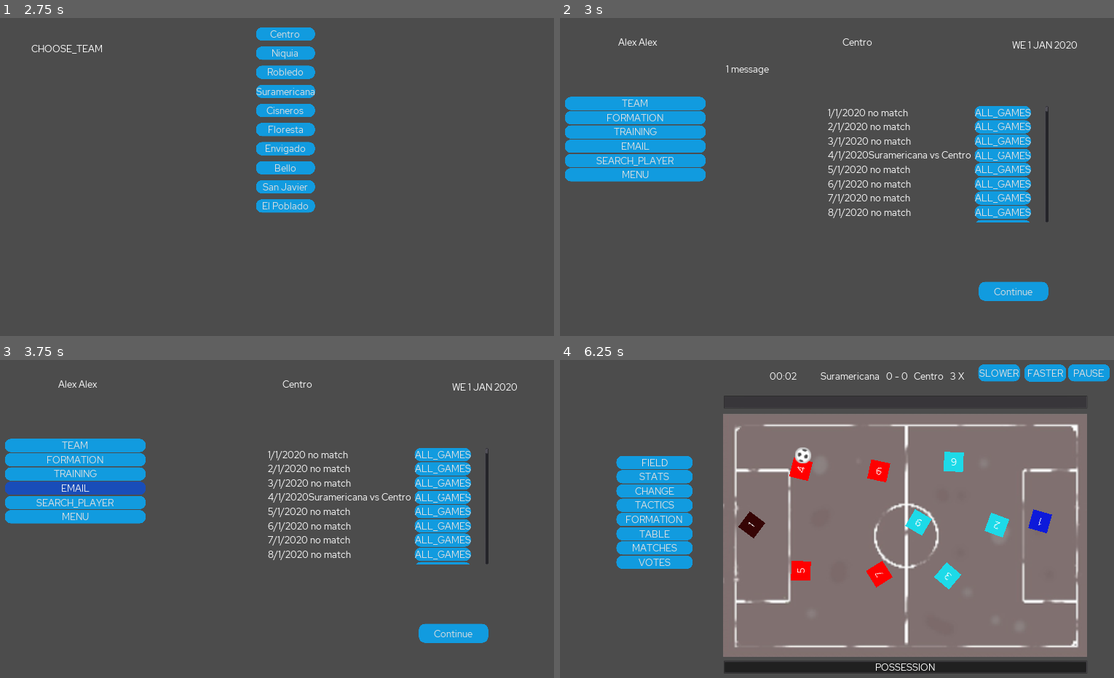
Above: before the commit, frames 1-4 (two rows, left to right).
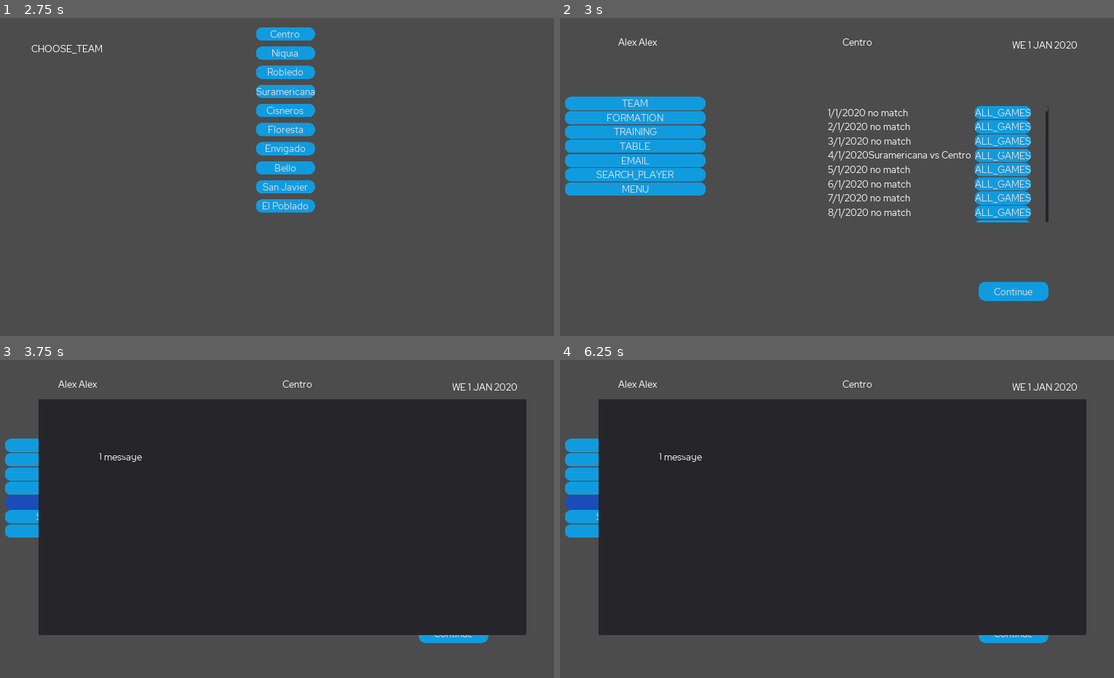
Above: after the commit, the same moments.

Repository: dulvui/futsal-manager
Game: Godot game, scene res://src/screens/splash/SplashScreen.tscn
The game is run twice, just before and just after one commit, with the same random seed, the same clock (stepped at 60 frames per second) and the same inputs.
Inputs (mouse positions are in pixels of both pictures, inside the frame that each line leads up to):
- Up to frame 1 (2.75 s): click "START" at 0.5 s; click (299, 138) at 1.27 s; type "Alex" at 1.35 s; click (299, 167) at 1.5 s; type "Alex" at 1.58 s; click "Continue" at 2 s
- Up to frame 2 (3 s): click "Centro" at 2.75 s
- Up to frame 3 (3.75 s): click "EMAIL" at 3.5 s
- Up to frame 4 (6.25 s): click (637, 487) at 4.25 s, where only the run after the commit has a clickable "TABLE"; click "Continue" at 5 s; click "Continue" at 5.75 s

Frame 1 is identical in both runs. In frame 2, 1.4% of the frame differs, in the area x 0-38%, y 14-56%; in frame 3, 66%; in frame 4, 74%, in the area x 0-100%, y 1-99%.

Commit message:
simple table

Diff:
--- a/game/src/data/legaues/Leagues.gd
+++ b/game/src/data/legaues/Leagues.gd
@@ -113,26 +113,6 @@
 			"players" : {},
 			"prestige" : 16
 		}
-	],
-	"match_day" : 0,
-	"games" : [],
-	"last_year_table" : [
-		{
-			"id" : 1,
-			"points" : 0,
-			"games_played": 0,
-			"goals_made" : 0,
-			"goals_against" : 0
-		}
-	],
-	"table" : [
-		{
-			"id" : 1,
-			"points" : 0,
-			"games_played": 0,
-			"goals_made" : 0,
-			"goals_against" : 0
-		}
 	]
 }
 
@@ -149,7 +129,6 @@
 			player["has_ball"] = false
 			shirtnumber += 1
 
-
 		i += 20
 
 		team["players"]["G"] = players.pop_back()
@@ -162,6 +141,19 @@
 
 		for player in players:
 			team["players"]["subs"].append(player)
+
+		DataSaver.table.append({
+			"name" : team["name"],
+			"points" : 0,
+			"games_played": 0,
+			"goals_made" : 0,
+			"goals_against" : 0,
+			"wins" : 0,
+			"draws" : 0,
+			"lost" : 0
+		})
+
 		teams.append(team)
+
 	DataSaver.teams = teams.duplicate(true)
 	DataSaver.save_all_data()
--- a/game/src/screens/dashboard/Dashboard.gd
+++ b/game/src/screens/dashboard/Dashboard.gd
@@ -41,7 +41,8 @@
 		get_tree().change_scene("res://src/screens/match/Match.tscn")
 
 func _on_Email_pressed():
-	if $Email.visible:
-		$Email.hide()
-	else:
-		$Email.show()
+	$EmailPopup.popup_centered()
+
+
+func _on_Table_pressed():
+	$TablePopup.popup_centered()
--- a/game/src/screens/dashboard/Dashboard.tscn
+++ b/game/src/screens/dashboard/Dashboard.tscn
@@ -6,6 +6,7 @@
 [ext_resource path="res://src/ui-components/player-list/PlayerList.tscn" type="PackedScene" id=4]
 [ext_resource path="res://src/ui-components/formation/Formation.tscn" type="PackedScene" id=5]
 [ext_resource path="res://src/ui-components/email/Email.tscn" type="PackedScene" id=6]
+[ext_resource path="res://src/ui-components/table/Table.tscn" type="PackedScene" id=7]
 
 [node name="Dashboard" type="Control"]
 anchor_right = 1.0
@@ -72,22 +73,28 @@
 margin_bottom = 137.0
 text = "TRAINING"
 
-[node name="Email" type="Button" parent="Buttons"]
+[node name="Table" type="Button" parent="Buttons"]
 margin_top = 141.0
 margin_right = 464.0
 margin_bottom = 184.0
+text = "TABLE"
+
+[node name="Email" type="Button" parent="Buttons"]
+margin_top = 188.0
+margin_right = 464.0
+margin_bottom = 231.0
 text = "EMAIL"
 
 [node name="SearchPlayer" type="Button" parent="Buttons"]
-margin_top = 188.0
+margin_top = 235.0
 margin_right = 464.0
-margin_bottom = 231.0
+margin_bottom = 278.0
 text = "SEARCH_PLAYER"
 
 [node name="Menu" type="Button" parent="Buttons"]
-margin_top = 235.0
+margin_top = 282.0
 margin_right = 464.0
-margin_bottom = 278.0
+margin_bottom = 325.0
 text = "MENU"
 
 [node name="AllPlayersPopup" type="Popup" parent="."]
@@ -135,11 +142,32 @@
 margin_bottom = 121.822
 rect_scale = Vector2( 0.7, 0.7 )
 
-[node name="Email" parent="." instance=ExtResource( 6 )]
-margin_left = 576.0
+[node name="EmailPopup" type="Popup" parent="."]
+margin_right = 1609.0
+margin_bottom = 778.0
+
+[node name="Panel" type="Panel" parent="EmailPopup"]
+anchor_right = 1.0
+anchor_bottom = 1.0
+__meta__ = {
+"_edit_use_anchors_": false
+}
+
+[node name="Email" parent="EmailPopup" instance=ExtResource( 6 )]
+margin_left = 200.0
 margin_top = 168.0
-margin_right = -112.0
-margin_bottom = -224.0
+margin_right = -129.0
+margin_bottom = -49.9996
+
+[node name="TablePopup" type="Popup" parent="."]
+margin_right = 1200.0
+margin_bottom = 800.0
+
+[node name="Panel" type="Panel" parent="TablePopup"]
+anchor_right = 1.0
+anchor_bottom = 1.0
+
+[node name="Table" parent="TablePopup" instance=ExtResource( 7 )]
 
 [node name="Continue" type="Button" parent="."]
 margin_left = 1410.4
@@ -153,6 +181,7 @@
 [connection signal="pressed" from="Buttons/Team" to="." method="_on_Team_pressed"]
 [connection signal="pressed" from="Buttons/Formation" to="." method="_on_Formation_pressed"]
 [connection signal="pressed" from="Buttons/Training" to="." method="_on_Training_pressed"]
+[connection signal="pressed" from="Buttons/Table" to="." method="_on_Table_pressed"]
 [connection signal="pressed" from="Buttons/Email" to="." method="_on_Email_pressed"]
 [connection signal="pressed" from="Buttons/SearchPlayer" to="." method="_on_SearchPlayer_pressed"]
 [connection signal="pressed" from="Buttons/Menu" to="." method="_on_Menu_pressed"]
--- a/game/src/screens/match/Match.gd
+++ b/game/src/screens/match/Match.gd
@@ -93,6 +93,7 @@
 	$TimerMatchSimulator.stop()
 
 
+
 func half_time():
 	_on_Pause_pressed()
 
--- /dev/null
+++ b/game/src/ui-components/table/Table.gd
@@ -0,0 +1,42 @@
+extends Control
+
+
+func _ready():
+	var pos = 1
+	for team in DataSaver.table:
+		var pos_label = Label.new()
+		pos_label.text = str(pos)
+		pos += 1
+		$GridContainer.add_child(pos_label)
+
+		var name_label = Label.new()
+		name_label.text = team["name"]
+		$GridContainer.add_child(name_label)
+
+		var games_played_label = Label.new()
+		games_played_label.text = str(team["wins"] + team["draws"] + team["lost"])
+		$GridContainer.add_child(games_played_label)
+
+		var wins_label = Label.new()
+		wins_label.text = str(team["wins"])
+		$GridContainer.add_child(wins_label)
+
+		var draws_label = Label.new()
+		draws_label.text = str(team["draws"])
+		$GridContainer.add_child(draws_label)
+
+		var lost_label = Label.new()
+		lost_label.text = str(team["lost"])
+		$GridContainer.add_child(lost_label)
+
+		var goals_made_label = Label.new()
+		goals_made_label.text = str(team["goals_made"])
+		$GridContainer.add_child(goals_made_label)
+
+		var goals_against_label = Label.new()
+		goals_against_label.text = str(team["goals_against"])
+		$GridContainer.add_child(goals_against_label)
+
+		var points_label = Label.new()
+		points_label.text = str(team["points"])
+		$GridContainer.add_child(points_label)
--- /dev/null
+++ b/game/src/ui-components/table/Table.tscn
@@ -0,0 +1,75 @@
+[gd_scene load_steps=3 format=2]
+
+[ext_resource path="res://src/ui-components/table/Table.gd" type="Script" id=1]
+[ext_resource path="res://theme.tres" type="Theme" id=2]
+
+[node name="Table" type="Control"]
+anchor_right = 1.0
+anchor_bottom = 1.0
+theme = ExtResource( 2 )
+script = ExtResource( 1 )
+__meta__ = {
+"_edit_use_anchors_": false
+}
+
+[node name="GridContainer" type="GridContainer" parent="."]
+anchor_right = 1.0
+anchor_bottom = 1.0
+custom_constants/hseparation = 40
+columns = 9
+__meta__ = {
+"_edit_use_anchors_": false
+}
+
+[node name="Pos" type="Label" parent="GridContainer"]
+margin_right = 66.0
+margin_bottom = 43.0
+text = "POS"
+
+[node name="Club" type="Label" parent="GridContainer"]
+margin_left = 106.0
+margin_right = 192.0
+margin_bottom = 43.0
+text = "CLUB"
+
+[node name="GP" type="Label" parent="GridContainer"]
+margin_left = 232.0
+margin_right = 278.0
+margin_bottom = 43.0
+text = "GP"
+
+[node name="W" type="Label" parent="GridContainer"]
+margin_left = 318.0
+margin_right = 346.0
+margin_bottom = 43.0
+text = "W"
+
+[node name="D" type="Label" parent="GridContainer"]
+margin_left = 386.0
+margin_right = 409.0
+margin_bottom = 43.0
+text = "D"
+
+[node name="L" type="Label" parent="GridContainer"]
+margin_left = 449.0
+margin_right = 468.0
+margin_bottom = 43.0
+text = "L"
+
+[node name="GM" type="Label" parent="GridContainer"]
+margin_left = 508.0
+margin_right = 560.0
+margin_bottom = 43.0
+text = "GM"
+
+[node name="GA" type="Label" parent="GridContainer"]
+margin_left = 600.0
+margin_right = 647.0
+margin_bottom = 43.0
+text = "GA"
+
+[node name="Pts" type="Label" parent="GridContainer"]
+margin_left = 687.0
+margin_right = 747.0
+margin_bottom = 43.0
+text = "PTS"
--- a/game/src/utils/calendar-util/CalendarUtil.gd
+++ b/game/src/utils/calendar-util/CalendarUtil.gd
@@ -79,7 +79,6 @@
 		day = 1
 		month = 1
 
-#	print(get_date())
 	DataSaver.save_date()
 
 func get_date():
--- a/game/src/utils/data-saver/DataSaver.gd
+++ b/game/src/utils/data-saver/DataSaver.gd
@@ -13,6 +13,7 @@
 
 var team
 var teams
+var table
 
 var manager
 
@@ -30,6 +31,7 @@
 	})
 
 	calendar = config.get_value("season","calendar",[])
+	table = config.get_value("season","table",[])
 
 	team = config.get_value("team", "data",{})
 	teams = config.get_value("teams", "data",[])
@@ -49,6 +51,7 @@
 	}
 
 	calendar = []
+	table = []
 
 
 	year = 2020
@@ -67,6 +70,7 @@
 	config.set_value("current_date","day",CalendarUtil.day)
 	config.set_value("current_date","day_counter",CalendarUtil.day_counter)
 	config.set_value("season","calendar",calendar)
+	config.set_value("season","table",table)
 	config.save("user://settings.cfg")
 
 func save_manager(new_manager):
@@ -103,6 +107,7 @@
 	config.set_value("current_date","month",CalendarUtil.month)
 	config.set_value("current_date","day",CalendarUtil.day)
 	config.set_value("current_date","day_counter",CalendarUtil.day_counter)
+	config.set_value("season","calendar",calendar)
 	config.save("user://settings.cfg")
 
 
--- a/game/src/utils/match-maker/MatchMaker.gd
+++ b/game/src/utils/match-maker/MatchMaker.gd
@@ -52,10 +52,6 @@
 		DataSaver.calendar[day]["matches"] = c_match_days.duplicate(true)
 		day += 7
 
-
-func check_date():
-	pass
-
 func _shift_array(array):
 	var temp = array[0]
 	for i in range(array.size() - 1):
Not shown: 1 places in game/src/screens/dashboard/Dashboard.tscn that only renumber resources
